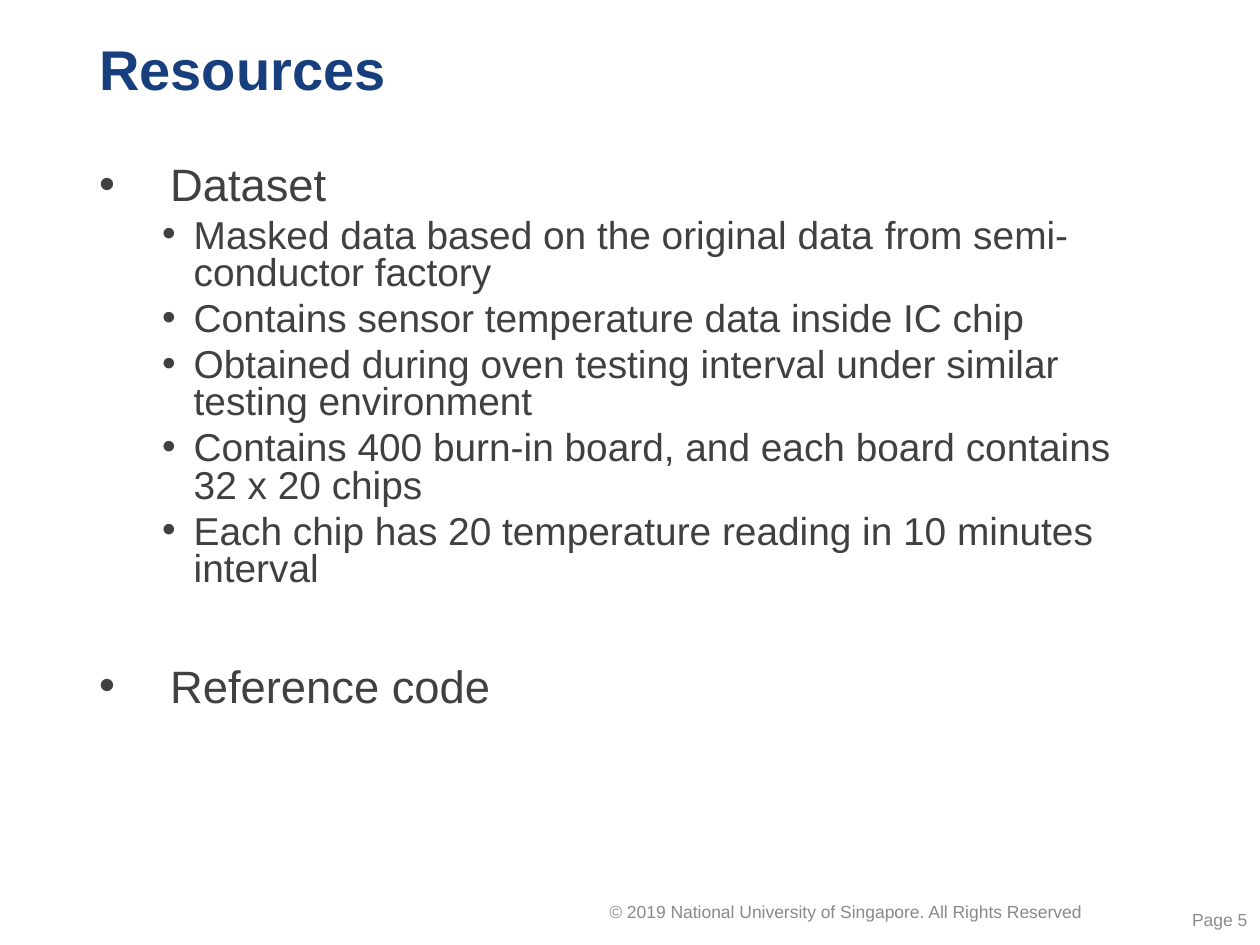
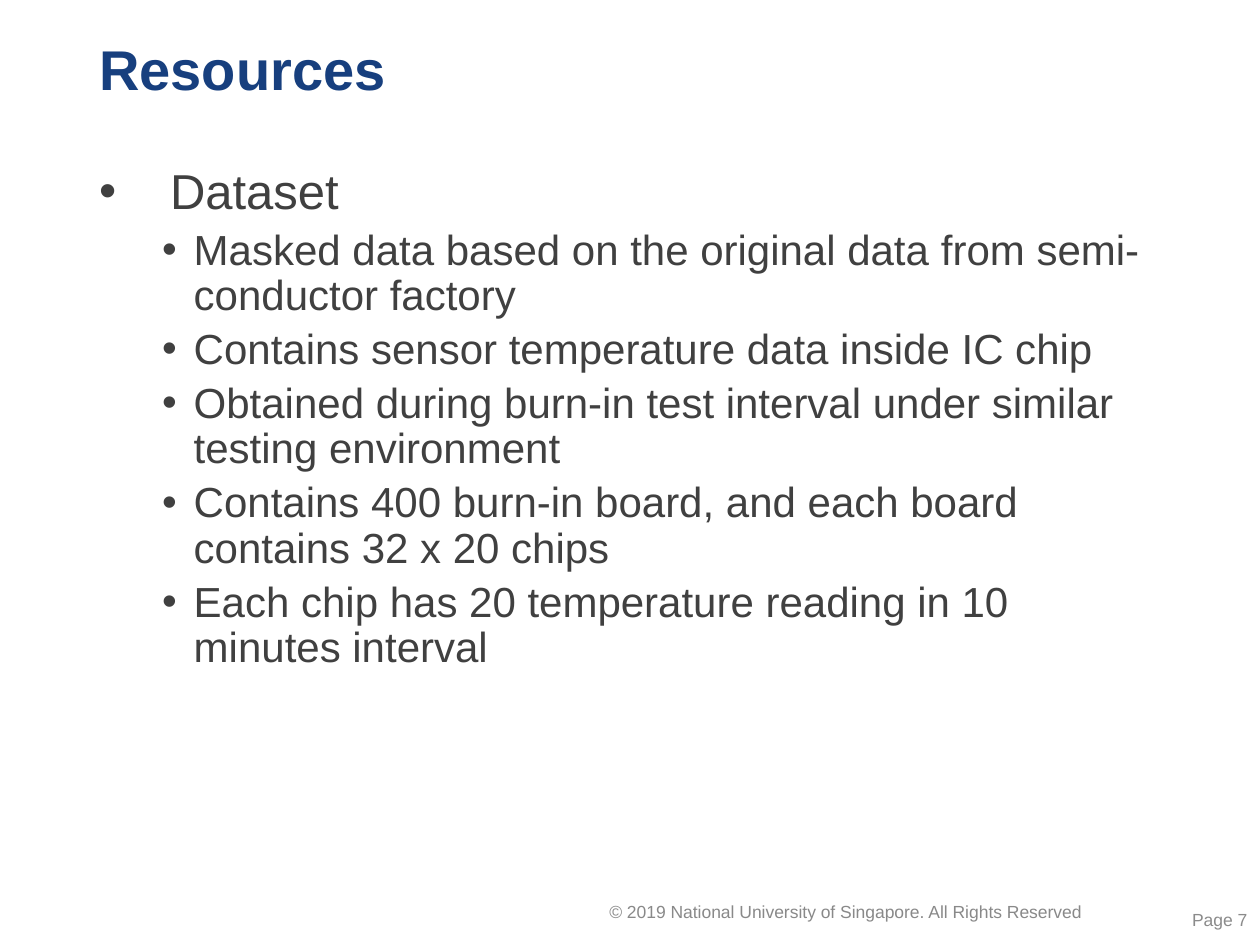
Before and after one commit to caoliang/ISSM-CA3, a slide deck: slide 7 of day4 Group CA proposal (GC) v 1.0.pptx (slide 5 before the commit). Drawn at 1260x945 pixels with LibreOffice and Linux fonts; fonts in the diff are those of the drawing; background and template pictures are left out. Boxes give left, top, right and bottom in pixels: in the first picture for what was removed or moved away, otherwise in the second. Text is boxed around its words. In the diff, an @@ line names an element or a change of style, - is before the commit and + after.

Commit message:
Add dataset testing with DFW, and burn-in board images; Add burn-in test introduction;

```diff
--- a/day4 Group CA proposal (GC) v 1.0.pptx
+++ b/day4 Group CA proposal (GC) v 1.0.pptx
@@ text at <box>170,175,1140,663</box>: size 25.9 to 28 pt in "Dataset"; size 22.2 to 24 pt in "Masked data based on the original data ...", "Contains sensor temperature data inside IC chip", "Contains 400 burn-in board, and each board ...", "Each chip has 20 temperature reading in ..."; line spacing 0.8 to 0.9 @@
@@ text at <box>194,387,1113,472</box>: text changed; size 22.2 to 24 pt @@
-  • Obtained during oven testing interval under similar testing environment
+  • Obtained during burn-in test interval under similar testing environment
@@ text at <box>170,670,490,704</box>: paragraph removed @@
-• Reference code
@@ page number at <box>1192,914,1248,930</box>: text changed @@
-Page 5
+Page 7
```
Also in this commit, not shown: 3 other slides changed, 3 slides added, 1 other file.
